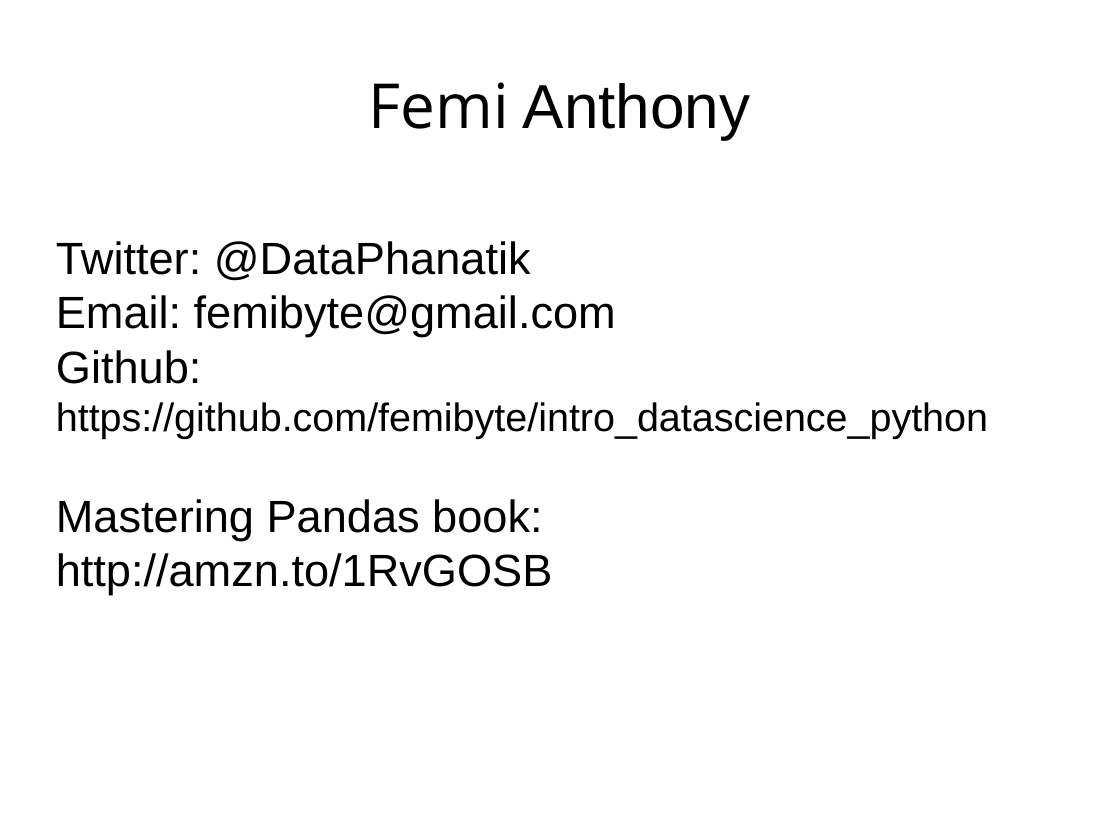
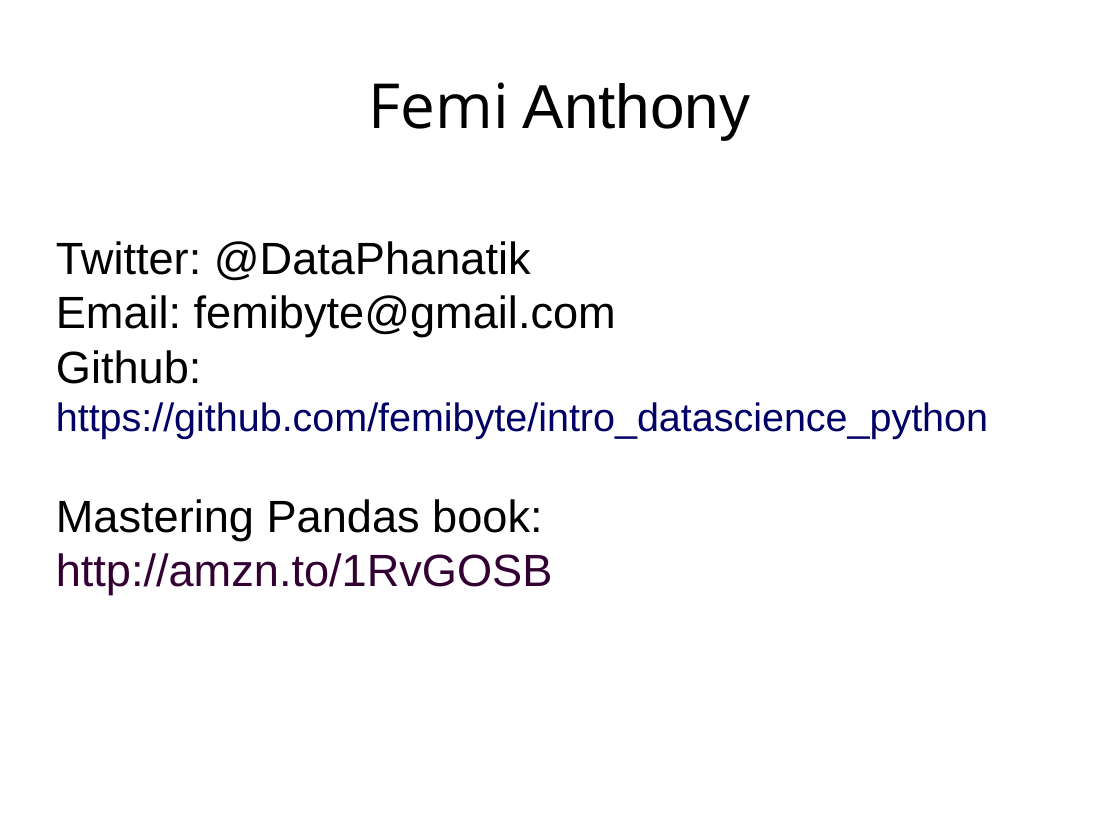
Before and after one commit to femibyte/intro_datascience_python, a slide deck: slide 43 of IntroToDataScienceUsingPython.pptx (slide 42 before the commit). Drawn at 1120x840 pixels with LibreOffice and Linux fonts; fonts in the diff are those of the drawing. Boxes give left, top, right and bottom in pixels: in the first picture for what was removed or moved away, otherwise in the second. Text is boxed around its words. In the diff, an @@ line names an element or a change of style, - is before the commit and + after.

```diff
--- a/IntroToDataScienceUsingPython.pptx
+++ b/IntroToDataScienceUsingPython.pptx
@@ text at [56,350,988,595]: text colour #000000 to #000066 in "https://github.com/femibyte/intro_datascience_python"; text colour #000000 to #330033 in "http://amzn.to/1RvGOSB" @@
```
Also in this commit, not shown: 7 other slides changed, 1 slide added.
